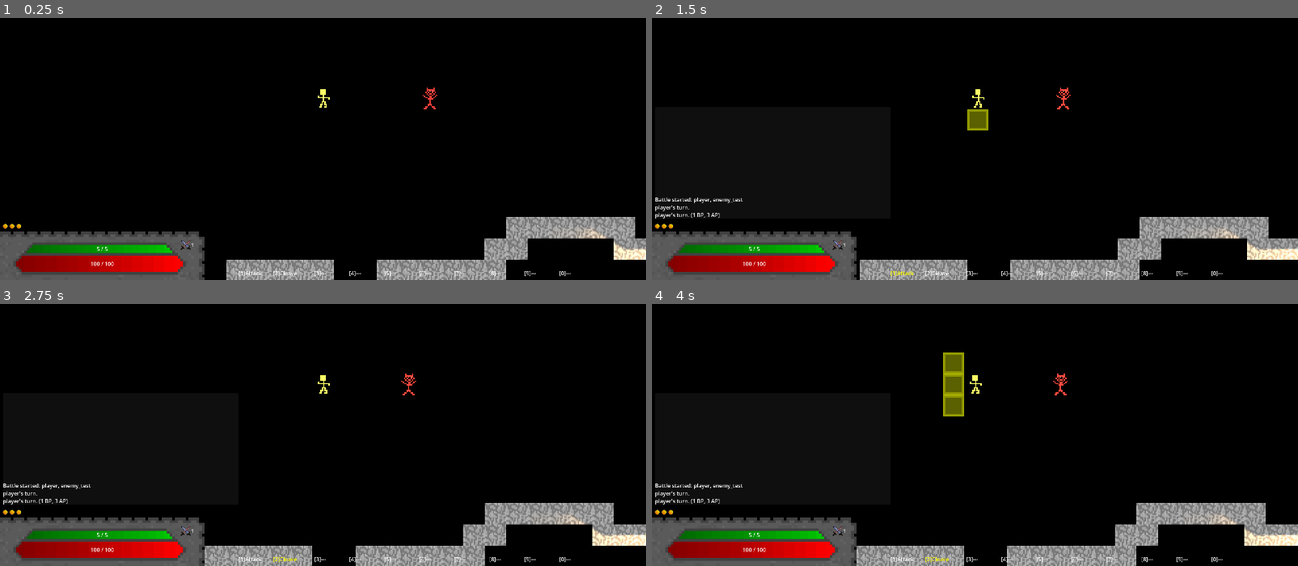
Above: before the commit, frames 1-4 (two rows, left to right).
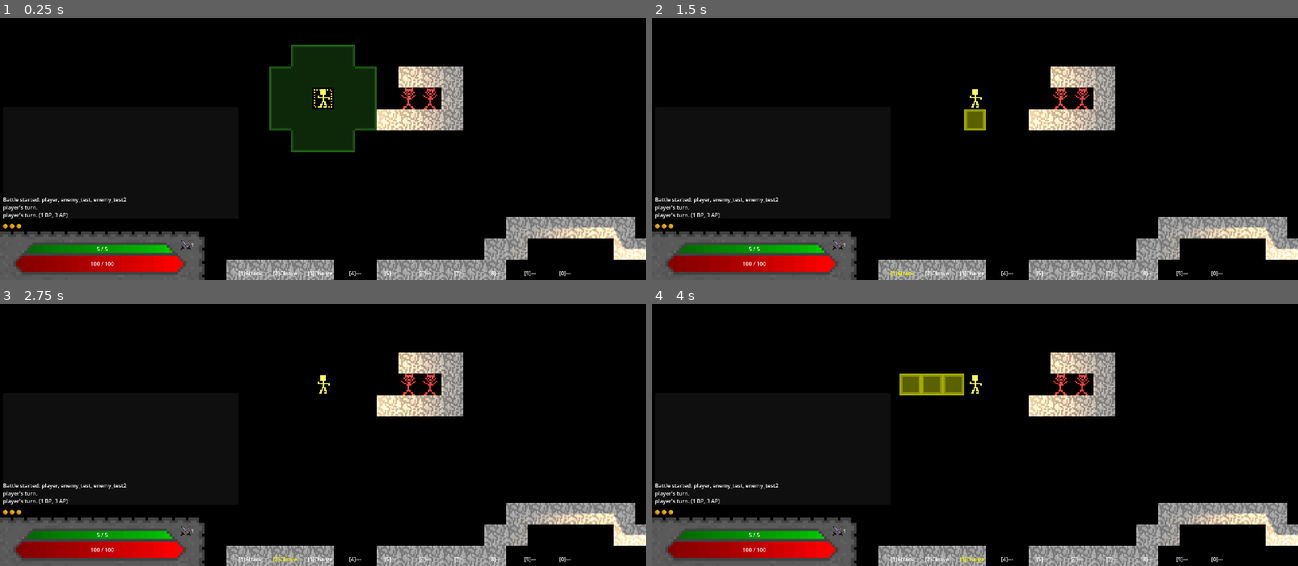
Above: after the commit, the same moments.

Repository: E-Rodowicz/Project-Fantasy
Game: Godot game, scene res://scenes/levels/world.tscn
The game is run twice, just before and just after one commit, with the same random seed, the same clock (stepped at 60 frames per second) and the same inputs.
Inputs:
- Up to frame 1 (0.25 s): no input
- Up to frame 2 (1.5 s): tap Enter at 0.5 s; hold Right (ui_right) 0.53-1.28 s; tap 0 (ability_0) at 0.6 s; hold Down (ui_down) from 1.28 s (still down); tap 1 (ability_1) at 1.35 s
- Up to frame 3 (2.75 s): release Down (ui_down) at 2.03 s; hold Right (ui_right) from 2.03 s (still down); tap 2 (ability_2) at 2.1 s
- Up to frame 4 (4 s): release Right (ui_right) at 2.78 s; hold Up (ui_up) 2.78-3.53 s; tap 3 (ability_3) at 2.85 s; hold Left (ui_left) from 3.53 s (still down); tap 4 (ability_4) at 3.6 s

The runs differ from the first frame. In frame 1, 8.6% of the frame differs, in the area x 0-100%, y 10-99%; in frame 2, 7.1%; in frame 3, 5.4%; in frame 4, 6.3%.

Commit message:
Finished charge + reinforcement start
Finished the charge ability, works well. Started a reinforcement system, so that if during battle the PC or an enemy walks into the cone of vision of another enemy, they join the battle and start accumulating speed for their turn.

Diff:
--- a/scenes/entities/enemy/enemy_test.gd
+++ b/scenes/entities/enemy/enemy_test.gd
@@ -58,6 +58,9 @@
 func _on_player_moved() -> void:
 	if player_in_range and player_ref and not battle_triggered:
 		if _has_line_of_sight(player_ref):
+			await get_tree().physics_frame
+			if battle_triggered:
+				return
 			var combatants = _gather_combatants()
 			battle_triggered = true
 			BattleManager.start_battle(combatants)
--- a/scenes/levels/world.tscn
+++ b/scenes/levels/world.tscn
@@ -234,7 +234,7 @@
 
 [node name="TileMapLayer" type="TileMapLayer" parent="." unique_id=408497630]
 texture_filter = 1
-tile_map_data = PackedByteArray("AAABAAIAAAAAAAAAAAACAAIAAAA …(1919 unchanged characters)… AAAAAAAAD0//7/AAAAAAAAAAD1//7/AAAAAAAAAAA=")
+tile_map_data = PackedByteArray("AAABAAIAAAAAAAAAAAACAAIAAAA …(1919 unchanged characters)… AAAAAAAAD0//7/AAAAAAAAAAD1//7/AAAAAAAAAAD9//H/AAAAAAAAAAD+//H/AAAAAAAAAAD+//D/AAAAAAAAAAD+/+//AAAAAAAAAAD9/+//AAAAAAAAAAD8/+//AAAAAAAAAAD8//H/AAAAAAAAAAD7//H/AAAAAAAAAAA=")
 tile_set = SubResource("TileSet_w2p53")
 
 [node name="combat_overlay" type="TileMapLayer" parent="." unique_id=1880013694]
@@ -284,12 +284,11 @@
 occluder = SubResource("OccluderPolygon2D_w2p53")
 
 [node name="enemy_test" parent="." unique_id=837642104 instance=ExtResource("5_7xgas")]
+position = Vector2(-56, -248)
+stats = ExtResource("6_gy5pc")
+
+[node name="enemy_test2" parent="." unique_id=984877115 instance=ExtResource("5_7xgas")]
 position = Vector2(-40, -248)
-collision_mask = 12
-stats = ExtResource("6_gy5pc")
-
-[node name="enemy_test2" parent="." unique_id=984877115 instance=ExtResource("5_7xgas")]
-position = Vector2(72, -56)
 stats = ExtResource("6_gy5pc")
 
 [node name="LightOccluder2D2" type="LightOccluder2D" parent="." unique_id=1573540469]
@@ -299,7 +298,7 @@
 occluder = SubResource("OccluderPolygon2D_gy5pc")
 
 [node name="PointLight2D" type="PointLight2D" parent="." unique_id=246527503]
-position = Vector2(152, -104)
+position = Vector2(120, -104)
 color = Color(1, 0.6811249, 0.3215686, 1)
 energy = 2.0
 shadow_enabled = true
--- a/scripts/autoloaders/AbilityDB.gd
+++ b/scripts/autoloaders/AbilityDB.gd
@@ -16,6 +16,22 @@
 		"dismember_two_hand": 0.05,
 		"description": "Attacks in a horizontal line of 4 tiles for 50% damage. Small chance to insta-kill each target."
 		},
+	"charge": {
+		"id": "charge",
+		"name": "Charge",
+		"tree": "red",
+		"level_req": 2,
+		"cost": {"ap": 1},
+		"sp_cost": 3,
+		"targeting": "line",
+		"ortho_range": 3,
+		"diag_range": 2,
+		"path_damage_percent": 0.5,
+		"endpoint_damage_percent": 1.0,
+		"no_push_damage_percent": 3.0,
+		"hit_modifier": 0.0,
+		"description": "Charges in a line, hitting targets along the way for 50% damage. Endpoint target takes 100% and is pushed. No room to push? 300% crush damage instead."
+		},
 }
 
 func get_ability(ability_id: String) -> Dictionary:
@@ -33,6 +49,8 @@
 	match ability_id:
 		"cleave":
 			instance = CleaveAbility.new()
+		"charge":
+			instance = ChargeAbility.new()
 
 	if instance != null:
 		instance.setup(abilities[ability_id])
--- a/scripts/autoloaders/PlayerData.gd
+++ b/scripts/autoloaders/PlayerData.gd
@@ -92,6 +92,8 @@
 func _ready() -> void:
 	learn_ability("cleave")
 	hotbar[1] = "cleave"
+	learn_ability("charge")
+	hotbar[2] = "charge"
 	ap_max = 3
 	add_quest({
 		"id": "imp_in_attic",
--- a/scripts/combat/abilities/base_ability.gd
+++ b/scripts/combat/abilities/base_ability.gd
@@ -43,3 +43,9 @@
 
 func get_hit_chance(target: Node) -> float:
 	return CombatantStats.hit_chance_for(target, get_hit_modifier())
+
+func _deal_damage(target: Node, amount: int) -> void:
+	if target.is_in_group("player"):
+		PlayerData.take_damage(amount)
+	else:
+		target.take_damage(amount)
--- a/scripts/combat/abilities/charge.gd
+++ b/scripts/combat/abilities/charge.gd
@@ -24,37 +24,84 @@
 	var endpoint_dmg_pct: float = data.get("endpoint_damage_percent", 1.0)
 	var crush_dmg_pct: float = data.get("no_push_damage_percent", 3.0)
 
-	# Animates the player charging.
+	# Find the endpoint target BEFORE moving. After the charge tween, the caster
+	# will be on the endpoint tile too, so combatant_on_tile would find the caster
+	# instead of the enemy.
+	var ep_target: Node = combatant_on_tile(endpoint_tile, all_combatants, world_layer)
+	if ep_target == caster:
+		ep_target = null
+
+	# Animate the player charging to the endpoint.
 	var charge_path: Array = [start_tile] + tiles
 	var tween: Tween = caster.create_tween()
-	for i in range (1, charge_path.size()):
+	for i in range(1, charge_path.size()):
 		var world_pos: Vector2 = world_layer.map_to_local(charge_path[i])
 		tween.tween_property(caster, "global_position", world_pos, 0.07)
 	await tween.finished
 
-	# Handles the hits on targets to the endpoint, excluding endpoint.
+	# Hit targets along the path (everything except the last tile).
 	for i in range(tiles.size() - 1):
 		var target: Node = combatant_on_tile(tiles[i], all_combatants, world_layer)
 		if target == null or target == caster:
 			continue
 		var hit_chance: float = get_hit_chance(target)
 		if randf() >= hit_chance:
-			CombatLog.add(target.name + " dodges " + caster.name + "'s charge.")
+			CombatLog.add(target.name + " dodges " + caster.name + "'s charge!")
 			continue
 		var base: int = roll_weapon_damage(caster)
 		var dmg: int = maxi(1, roundi(base * path_dmg_pct))
 		CombatLog.add(caster.name + " charges through " + target.name + " for " + str(dmg) + ".")
 		_deal_damage(target, dmg)
 
-	# Handles endpoint target.
-	var ep_target: Node = combatant_on_tile(endpoint_tile, all_combatants, world_layer)
-	if ep_target == null or ep_target == caster:
+	# Handle the endpoint target.
+	if ep_target == null:
 		return
+
 	var hit_landed: bool = randf() < get_hit_chance(ep_target)
-	if hit_landed:
-		var base: int = roll_weapon_damage(caster)
-		var dmg: int = maxi(1, roundi(base * endpoint_dmg_pct))
-		CombatLog.add(caster.name + " slams into " + ep_target.name + " for " + str(dmg) + ".")
-		_deal_damage(ep_target, dmg)
+	if not hit_landed:
+		CombatLog.add(ep_target.name + " dodges " + caster.name + "'s charge!")
+
+	# Push regardless of hit — the player is on their tile now.
+	if not is_instance_valid(ep_target):
+		return
+
+	var candidates: Array = _get_push_candidates(endpoint_tile, all_combatants, world_layer)
+	if not candidates.is_empty():
+		# Space to push — deal 100% if hit landed.
+		if hit_landed:
+			var base: int = roll_weapon_damage(caster)
+			var dmg: int = maxi(1, roundi(base * endpoint_dmg_pct))
+			CombatLog.add(caster.name + " slams into " + ep_target.name + " for " + str(dmg) + ".")
+			_deal_damage(ep_target, dmg)
+		if is_instance_valid(ep_target):
+			var push_tile: Vector2i = candidates[randi() % candidates.size()]
+			CombatLog.add(ep_target.name + " is pushed back!")
+			var push_tween: Tween = ep_target.create_tween()
+			push_tween.tween_property(ep_target, "global_position", world_layer.map_to_local(push_tile), 0.1)
+			await push_tween.finished
 	else:
-		CombatLog.add(ep_target.name + " dodges " + caster.name + "'s charge!")
+		# No space to push — 300% crush REPLACES the 100%.
+		if hit_landed:
+			var crush_base: int = roll_weapon_damage(caster)
+			var crush_dmg: int = maxi(1, roundi(crush_base * crush_dmg_pct))
+			CombatLog.add(ep_target.name + " has nowhere to go! " + str(crush_dmg) + " crush damage!")
+			_deal_damage(ep_target, crush_dmg)
+		# Either way, move them to where the player started.
+		if is_instance_valid(ep_target):
+			var crush_tween: Tween = ep_target.create_tween()
+			crush_tween.tween_property(ep_target, "global_position", world_layer.map_to_local(start_tile), 0.15)
+			await crush_tween.finished
+
+func _get_push_candidates(origin: Vector2i, all_combatants: Array, world_layer: TileMapLayer) -> Array:
+	var candidates: Array = []
+	for dx in range(-1, 2):
+		for dy in range(-1, 2):
+			if dx == 0 and dy == 0:
+				continue
+			var tile: Vector2i = origin + Vector2i(dx, dy)
+			if world_layer.get_cell_source_id(tile) != -1:
+				continue
+			if combatant_on_tile(tile, all_combatants, world_layer) != null:
+				continue
+			candidates.append(tile)
+	return candidates
--- a/scripts/combat/abilities/cleave.gd
+++ b/scripts/combat/abilities/cleave.gd
@@ -61,7 +61,4 @@
 		var base_damage: int = roll_weapon_damage(caster)
 		var final_damage: int = maxi(1, roundi(base_damage * damage_percent))
 		CombatLog.add(caster.name + " cleaves " + target.name + " for " + str(final_damage) + ".")
-		if target.is_in_group("player"):
-			PlayerData.take_damage(final_damage)
-		else:
-			target.take_damage(final_damage)
+		_deal_damage(target, final_damage)
--- a/scripts/combat/turn_order.gd
+++ b/scripts/combat/turn_order.gd
@@ -58,3 +58,9 @@
 	if combatant.is_in_group("player"):
 		return float(PlayerData.speed)
 	return float(combatant.stats.speed)
+
+func add_combatant(combatant: Node) -> void:
+	if combatant in combatants:
+		return
+	combatants.append(combatant)
+	accumulators[combatant] = 0.0
